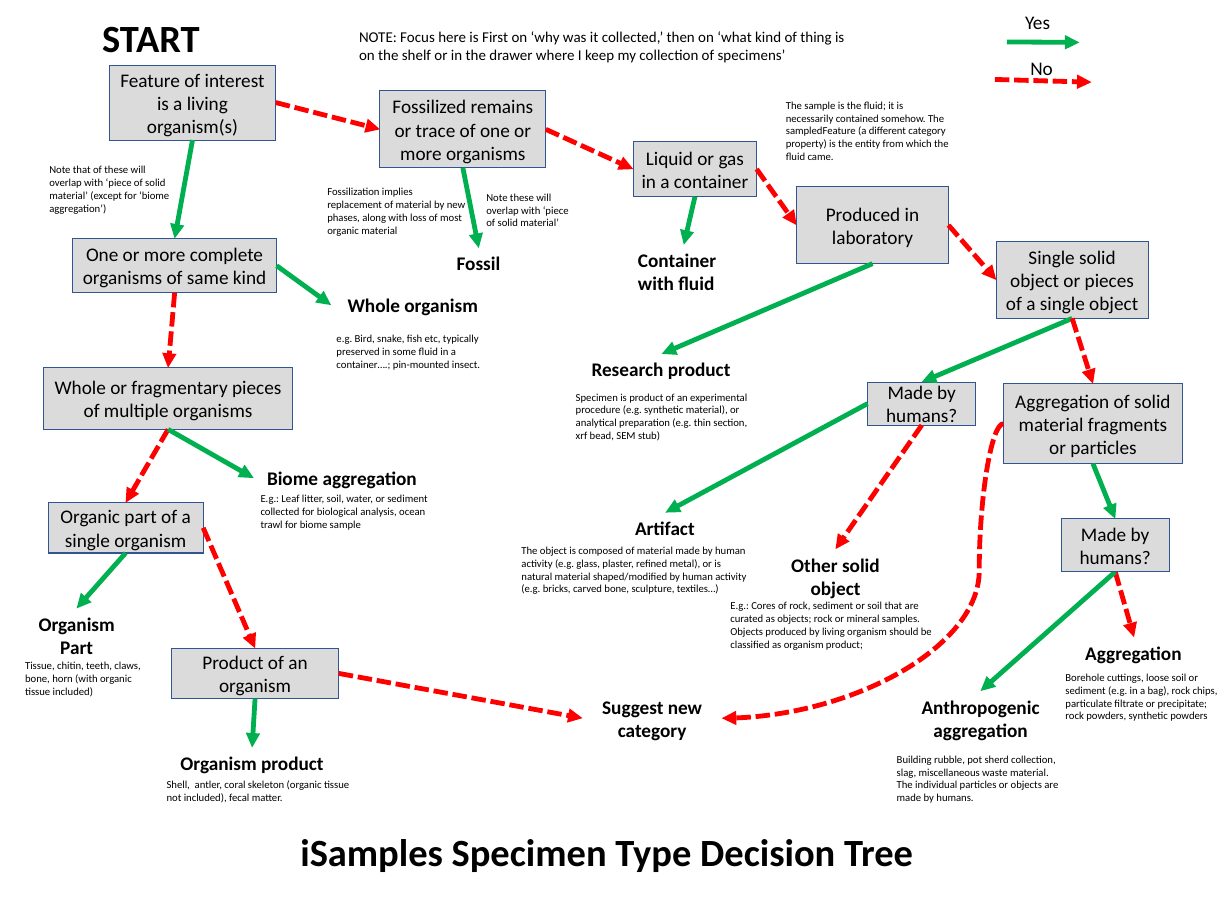
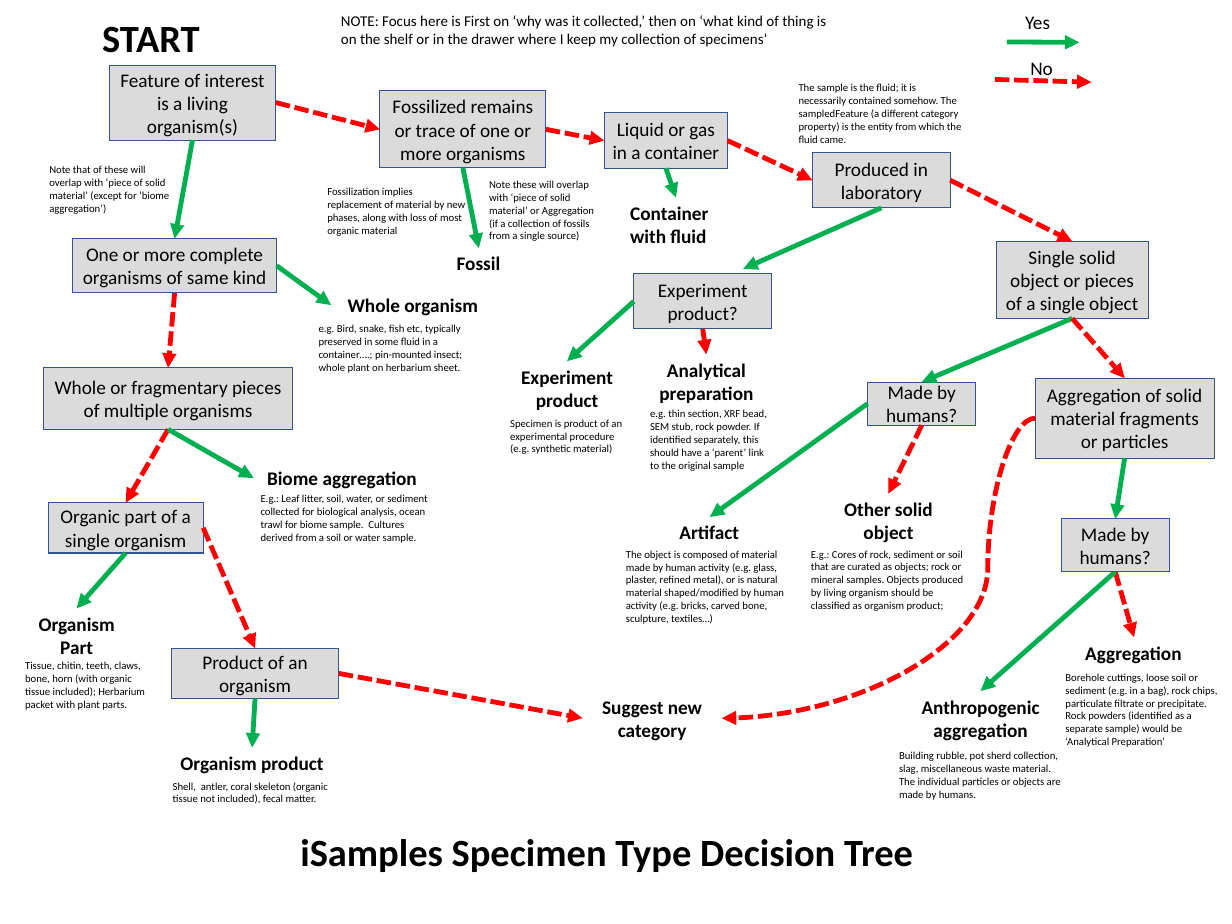
Before and after one commit to isamplesorg/metadata, a slide deck: slide 1 of vocabulary/SpecimentTypeDecisionTree.pptx. Drawn at 1232x924 pixels with LibreOffice and Linux fonts; fonts in the diff are those of the drawing. Boxes give left, top, right and bottom in pixels: in the first picture for what was removed or moved away, otherwise in the second. Text is boxed around its words. In the diff, an @@ line names an element or a change of style, - is before the commit and + after.

```diff
--- a/vocabulary/SpecimentTypeDecisionTree.pptx
+++ b/vocabulary/SpecimentTypeDecisionTree.pptx
@@ text "NOTE: Focus here is First ...": place and size @@
-text "NOTE: Focus here is First ..." at box(359, 31, 844, 63)
+text "NOTE: Focus here is First ..." at box(341, 15, 826, 47)
@@ text "The sample is the fluid; ...": place and size @@
-text "The sample is the fluid; ..." at box(786, 101, 948, 160)
+text "The sample is the fluid; ..." at box(799, 83, 961, 143)
@@ rectangle "Liquid or gas in a ...": place and size @@
-rectangle "Liquid or gas in a ..." at box(633, 142, 756, 197)
+rectangle "Liquid or gas in a ..." at box(604, 113, 728, 169)
@@ arrow moved from (546, 129) - (633, 169) to (546, 129) - (604, 141) @@
@@ arrow moved from (757, 169) - (797, 225) to (728, 141) - (812, 180) @@
@@ arrow moved from (695, 197) - (684, 245) to (666, 168) - (676, 197) @@
@@ rectangle "Produced in laboratory": place and size @@
-rectangle "Produced in laboratory" at box(797, 186, 949, 263)
+rectangle "Produced in laboratory" at box(812, 152, 950, 208)
@@ text at box(489, 180, 594, 241): text changed @@
-Note these will overlap with ‘piece of solid material’
+Note these will overlap with ‘piece of solid material’ or Aggregation (if a collection of fossils from a single source)
@@ text "Container with fluid": place and size @@
-text "Container with fluid" at box(638, 253, 716, 290)
+text "Container with fluid" at box(630, 206, 708, 243)
@@ arrow moved from (872, 263) - (661, 354) to (882, 208) - (743, 269) @@
@@ arrow moved from (949, 225) - (996, 280) to (950, 180) - (1072, 242) @@
@@ rectangle added at box(634, 273, 772, 329), fill #DBDBDB, outline #325491 1 pt, 18 pt, text #000000 @@
+Experiment product?
@@ text at box(319, 324, 462, 373): text changed @@
-e.g. Bird, snake, fish etc, typically preserved in some fluid in a container….; pin-mounted insect.
+e.g. Bird, snake, fish etc, typically preserved in some fluid in a container….; pin-mounted insect; whole plant on herbarium sheet.
@@ arrow added from (634, 301) to (567, 361), #00B050 4.5 pt @@
@@ arrow added from (703, 329) to (706, 354), #FF0000 4.5 pt dashed @@
@@ arrow moved from (1072, 319) - (1093, 383) to (1072, 319) - (1125, 378) @@
@@ text at box(521, 370, 613, 410): text changed @@
-Research product
+Experiment product
@@ text added at box(659, 363, 753, 403), 18 pt, text #000000, bold @@
+Analytical preparation
@@ rectangle "Aggregation of solid material fragments ...": place and size @@
-rectangle "Aggregation of solid material fragments ..." at box(1003, 383, 1183, 464)
+rectangle "Aggregation of solid material fragments ..." at box(1035, 378, 1214, 458)
@@ text at box(510, 419, 622, 454): text changed @@
-Specimen is product of an experimental procedure (e.g. synthetic material), or analytical preparation (e.g. thin section, xrf bead, SEM stub)
+Specimen is product of an experimental procedure (e.g. synthetic material)
@@ text added at box(650, 409, 767, 471), 10 pt, text #000000 @@
+e.g. thin section, XRF bead, SEM stub, rock powder. If identified separately, this should have a ‘parent’ link to the original sample
@@ arrow moved from (868, 403) - (665, 513) to (868, 403) - (710, 517) @@
@@ curved arrow moved from (1003, 424) - (721, 718) to (1035, 418) - (721, 718) @@
@@ arrow moved from (922, 425) - (835, 549) to (922, 425) - (889, 494) @@
@@ arrow moved from (1093, 464) - (1115, 519) to (1125, 458) - (1115, 519) @@
@@ text at box(261, 494, 427, 543): text changed @@
-E.g.: Leaf litter, soil, water, or sediment collected for biological analysis, ocean trawl for biome sample
+E.g.: Leaf litter, soil, water, or sediment collected for biological analysis, ocean trawl for biome sample. Cultures derived from a soil or water sample.
@@ text "Other solid object": place and size @@
-text "Other solid object" at box(791, 558, 880, 599)
+text "Other solid object" at box(844, 502, 933, 543)
@@ text "Artifact": place and size @@
-text "Artifact" at box(635, 521, 695, 535)
+text "Artifact" at box(679, 525, 739, 539)
@@ text "The object is composed of ..." rewrapped from box(521, 546, 746, 594) to box(626, 550, 784, 624) @@
@@ text "E.g.: Cores of rock, sediment ..." rewrapped from box(730, 601, 932, 650) to box(811, 550, 963, 611) @@
@@ text at box(25, 661, 145, 710): text changed @@
-Tissue, chitin, teeth, claws, bone, horn (with organic tissue included)
+Tissue, chitin, teeth, claws, bone, horn (with organic tissue included); Herbarium packet with plant parts.
@@ text at box(1065, 673, 1218, 747): text changed @@
-Borehole cuttings, loose soil or sediment (e.g. in a bag), rock chips, particulate filtrate or precipitate; rock powders, synthetic powders
+Borehole cuttings, loose soil or sediment (e.g. in a bag), rock chips, particulate filtrate or precipitate. Rock powders (identified as a separate sample) would be ‘Analytical Preparation’
@@ text "Building rubble, pot sherd collection, ...": place and size @@
-text "Building rubble, pot sherd collection, ..." at box(897, 755, 1058, 803)
+text "Building rubble, pot sherd collection, ..." at box(899, 751, 1061, 800)
@@ text "Shell, antler, coral skeleton (organic ..." rewrapped from box(167, 780, 349, 803) to box(173, 782, 328, 804) @@
```
Also in this commit, not shown: 2 other files.
